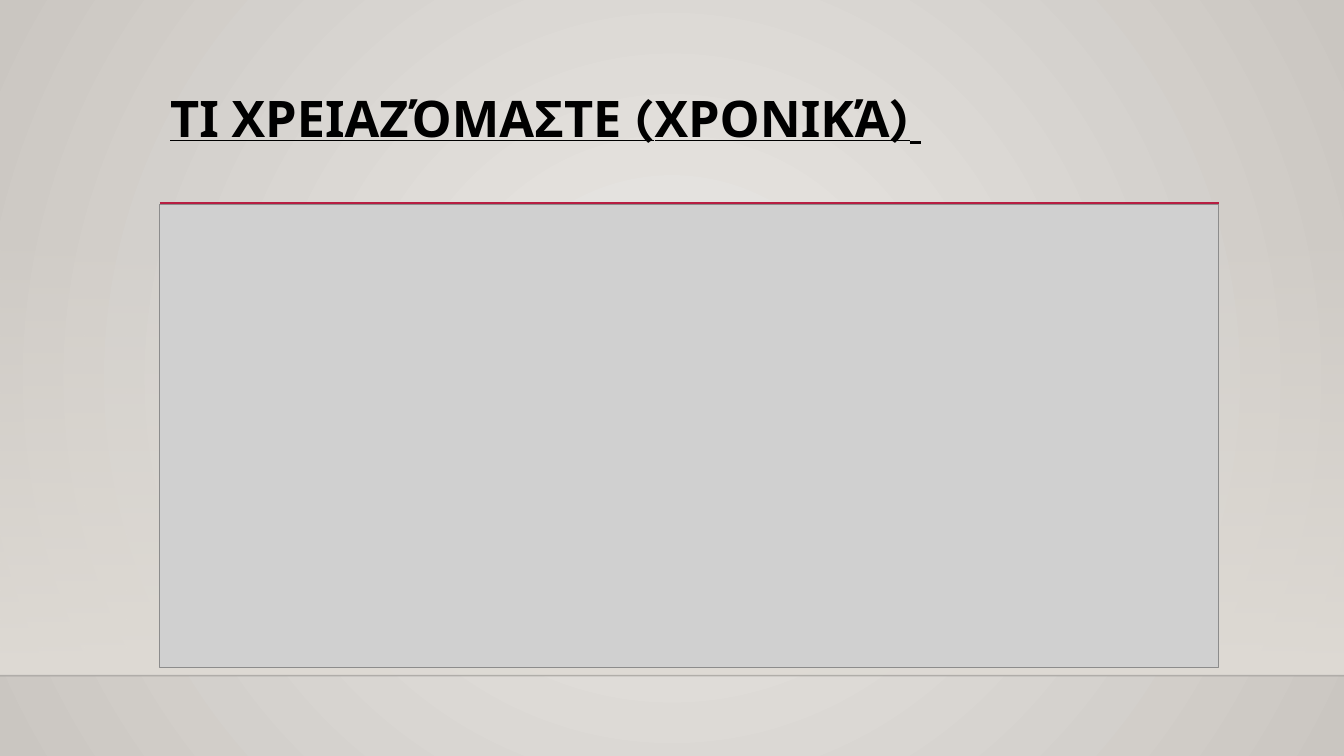
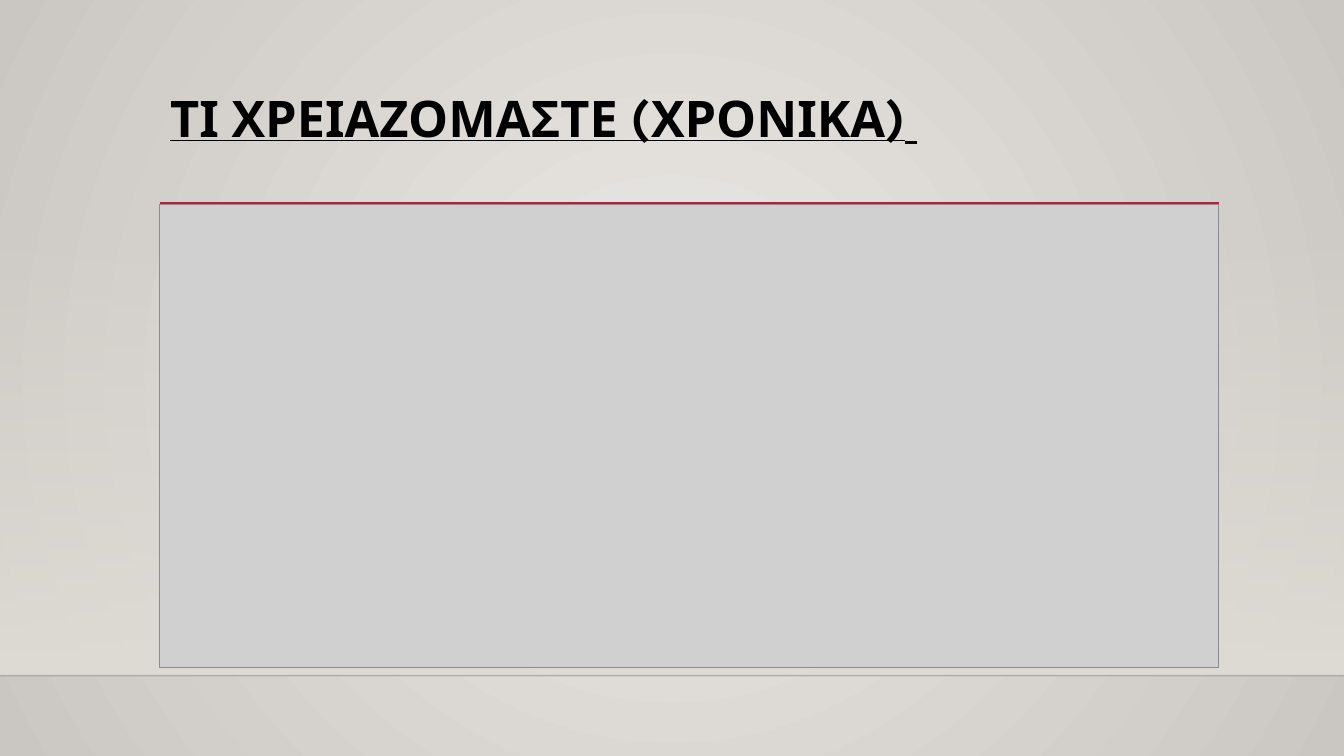
Before and after one commit to mgptreas/SportsMaster, a slide deck: slide 9 of Φ2/Ομάδα-3_3200028_3200164.pptx. Drawn at 1344x756 pixels with LibreOffice and Linux fonts; fonts in the diff are those of the drawing; grey boxes stand for pictures; background and template pictures are left out. Boxes give left, top, right and bottom in pixels: in the first picture for what was removed or moved away, otherwise in the second. Text is boxed around its words. In the diff, an @@ line names an element or a change of style, - is before the commit and + after.

```diff
--- a/Φ2/Ομάδα-3_3200028_3200164.pptx
+++ b/Φ2/Ομάδα-3_3200028_3200164.pptx
@@ title at [170, 99, 905, 143]: text changed @@
-ΤΙ ΧΡΕΙΑΖΌΜΑΣΤΕ (ΧΡΟΝΙΚΆ)
+ΤΙ ΧΡΕΙΑΖΟΜΑΣΤΕ (ΧΡΟΝΙΚΑ)
```
Also in this commit, not shown: 5 other slides changed, 1 other file.
